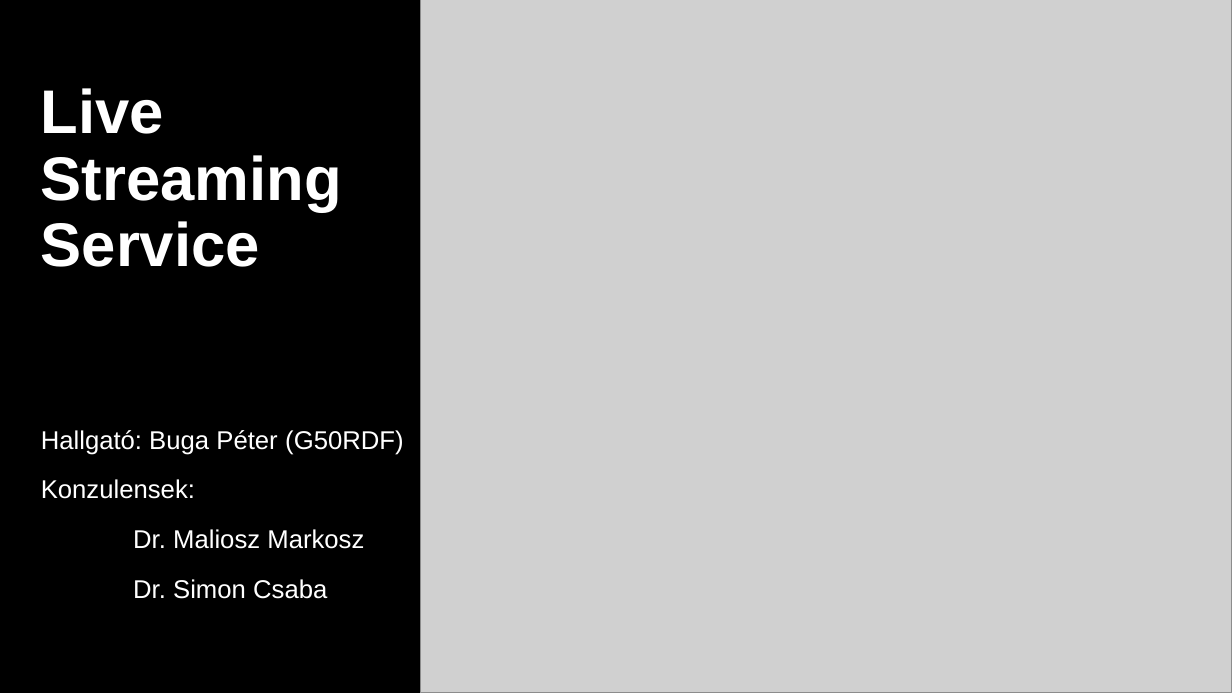
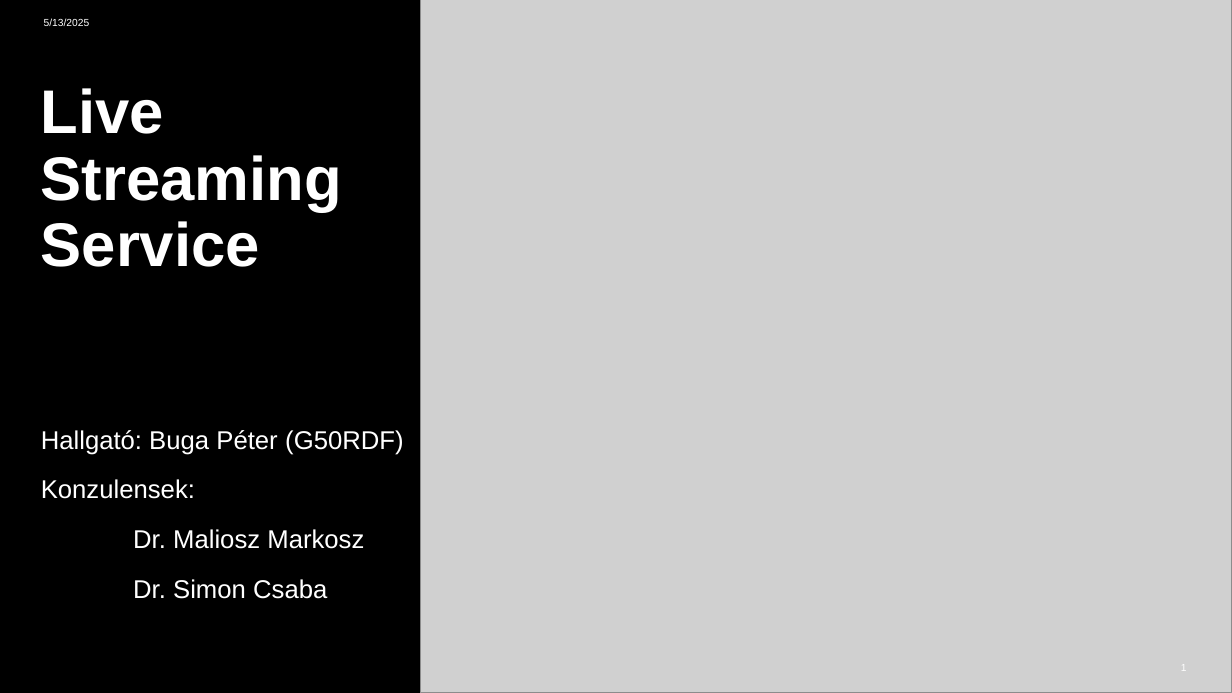
Before and after one commit to GriffManoue/live-streaming-kubernetes, a slide deck: slide 1 of Documents/live-streaming-service-presentation.pptx. Drawn at 1232x693 pixels with LibreOffice and Linux fonts; fonts in the diff are those of the drawing; grey boxes stand for pictures. Boxes give left, top, right and bottom in pixels: in the first picture for what was removed or moved away, otherwise in the second. Text is boxed around its words. In the diff, an @@ line names an element or a change of style, - is before the commit and + after.

Commit message:
feat: Update live streaming service presentation file

```diff
--- a/Documents/live-streaming-service-presentation.pptx
+++ b/Documents/live-streaming-service-presentation.pptx
@@ text added at (x1=44, y1=18, x2=90, y2=26), 8 pt, text #FFFFFF @@
+5/13/2025
@@ page number added at (x1=1181, y1=664, x2=1187, y2=671), 8 pt, text #FFFFFF @@
+1
```
Also in this commit, not shown: 3 other slides changed.
